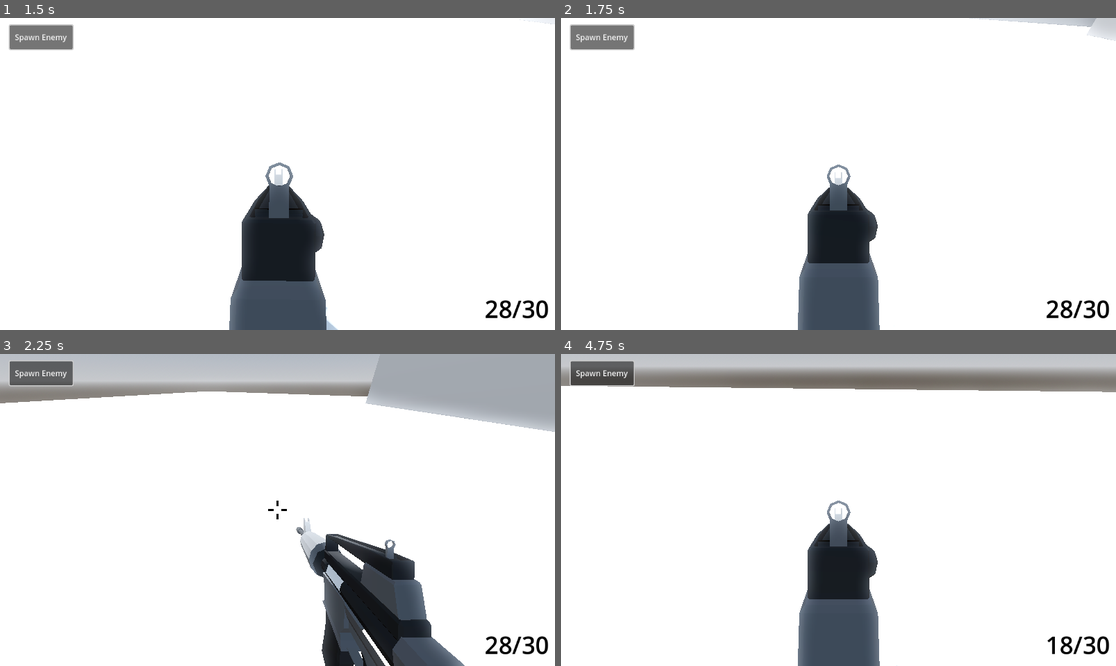
Above: before the commit, frames 1-4 (two rows, left to right).
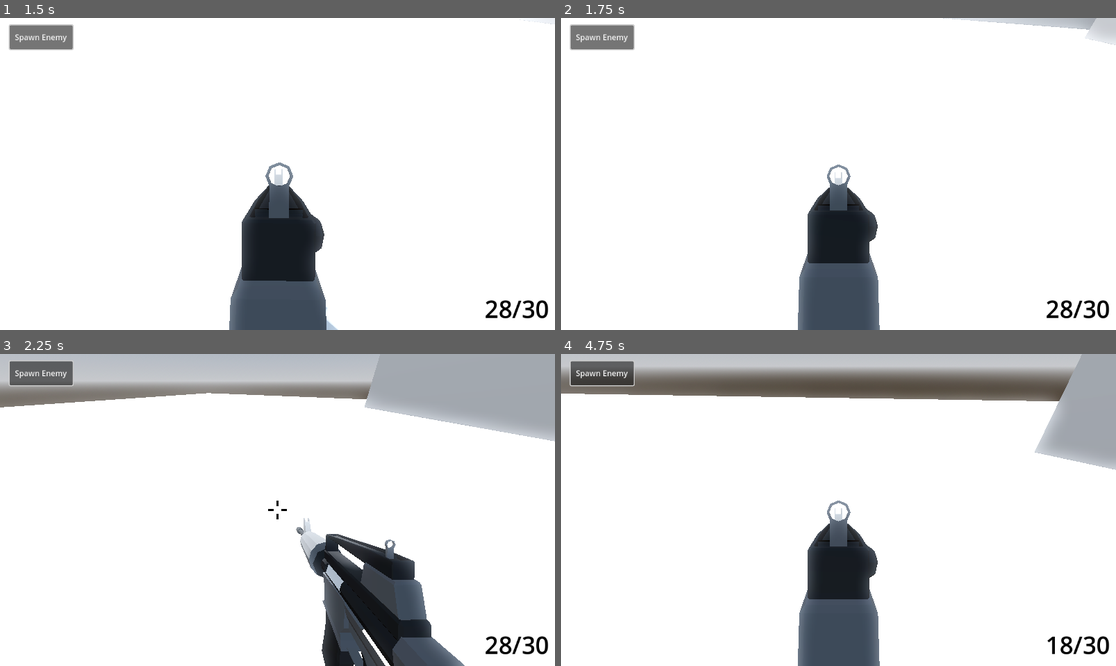
Above: after the commit, the same moments.

Repository: bottle-necc/Fastpaced-FPS-Game
Game: Godot game, scene res://scenes/main.tscn
Two runs of this game, one before a commit and one after it. Both use one fixed random seed, a clock stepped at 60 frames per second and the inputs below.
Inputs (mouse positions are in pixels of both pictures, inside the frame that each line leads up to):
- Up to frame 1 (1.5 s): click "Spawn Enemy" at 0.5 s; tap Enter at 1.25 s; move the mouse to (305, 174) at 1.27 s; hold W (forward) from 1.28 s (still down); hold Right mouse button (aim) from 1.28 s (still down); click (305, 174) at 1.42 s
- Up to frame 2 (1.75 s): keep holding W (forward); keep holding Right mouse button (aim); tap Space (jump) at 1.52 s; tap Shift (run) at 1.55 s
- Up to frame 3 (2.25 s): keep holding W (forward); tap Space (jump) at 1.82 s; move the mouse to (249, 510) at 2.02 s; release Right mouse button (aim) at 2.03 s; tap Shift (run) at 2.1 s
- Up to frame 4 (4.75 s): keep holding W (forward); tap Space (jump) at 2.27, 2.57, 3.05, 3.6, 3.77, 4.07, 4.52 s; click (810, 510) at 2.3 s; move the mouse to (849, 503) at 2.77 s; press the mouse at (849, 503) at 2.78 s; move the mouse to (832, 516) at 3.52 s; release the mouse at (832, 516) at 3.53 s; click (832, 516) at 3.67 s; right-click (832, 516) at 3.8 s; move the mouse to (877, 513) at 4.27 s; hold Right mouse button (aim) from 4.28 s (still down); click (877, 513) at 4.42 s; tap Shift (run) at 4.55 s

Frame 1 is identical in both runs. In frame 2, 0.2% of the frame differs, in the area x 68-100%, y 0-9%; in frame 3, 1.4%; in frame 4, 7.7%, in the area x 0-100%, y 0-100%.

Commit message:
Added an acceleration limit that doesn't redirect the player

Diff:
--- a/scenes/key_listener.tscn
+++ b/scenes/key_listener.tscn
@@ -1,6 +1,89 @@
 [gd_scene load_steps=4 format=3 uid="uid://chpaeibc1vrql"]
 
-[ext_resource type="Script" path="res://scenes/key_listener.gd" id="1_s2phk"]
+[sub_resource type="GDScript" id="GDScript_a3n6k"]
+script/source = "extends Node
+
+var action_list = [\"interact\", \"scoreboard\", \"taunt\", \"textchat\", \"voicechat\", \"move forward\", \"move backward\",
+\"move left\", \"move right\", \"sprint\", \"crouch\", \"prone\", \"crouch/prone\", \"jump\", \"vault\", \"jump/vault\", \"shoot\",
+\"aim\", \"reload\", \"primary\", \"secondary\", \"grenade\", \"ability\", \"tool\", \"melee\"]
+
+# The purpose of this is to detect the move actions to properly capitalize them.
+var move_list = [\"Move forward\", \"Move backward\", \"Move left\", \"Move right\"]
+
+var mouse_list = [\"MOUSE_BUTTON_NONE\", \"MOUSE_BUTTON_LEFT\", \"MOUSE_BUTTON_RIGHT\", \"MOUSE_BUTTON_MIDDLE\", \"MOUSE_BUTTON_WHEEL_UP\",
+\"MOUSE_BUTTON_WHEEL_DOWN\", \"MOUSE_BUTTON_WHEEL_LEFT\", \"MOUSE_BUTTON_WHEEL_RIGHT\", \"MOUSE_BUTTON_XBUTTON1\",
+\"MOUSE_BUTTON_XBUTTON2\"]
+
+@onready var action = $Panel/Action
+
+var action_int
+var new_key
+
+func _unhandled_input(event):
+	if event is InputEventKey:
+		new_key = event.as_text_keycode()
+		update_action_key()
+		queue_free()
+
+func _input(event):
+	if event is InputEventMouseButton:
+		new_key = mouse_list[event.button_index]
+		update_action_key()
+		queue_free()
+
+# All of this is just to show which action the listener is editing.
+func _ready():
+	action_int = SettingsManager.action_int
+
+	var label = action_list[action_int]
+	label[0] = label[0].to_upper()
+
+	if label in move_list:
+		label[5] = label[5].to_upper()
+	elif label == \"Crouch/prone\":
+		label = \"Crouch/Prone\"
+	elif label == \"Jump/vault\":
+		label = \"Jump/Vault\"
+
+	action.text = label
+	action.anchor_left = 0.5
+	action.anchor_right = 0.5
+	action.anchor_top = 0.5
+	action.anchor_bottom = 0.5
+
+func update_action_key():
+	var settings = SettingsManager.settings_dict
+	var actions_without_mode = [2, 3, 5, 6, 7, 8, 16, 18, 19, 20, 21, 22, 23]
+	var action_str = action_list[action_int]
+
+	if new_key == \"Delete\":
+		new_key = \"NONE\"
+
+	if new_key == \"Escape\":
+		queue_free()
+
+	# Sets the new key for the action in the correct place.
+	else:
+		if action_int < 5:
+			if action_int in actions_without_mode:
+				settings[\"keys\"][\"general\"][action_str] = new_key
+			else:
+				settings[\"keys\"][\"general\"][action_str][\"key\"] = new_key
+		elif action_int < 16:
+			if action_int in actions_without_mode:
+				settings[\"keys\"][\"movement\"][action_str] = new_key
+			else:
+				settings[\"keys\"][\"movement\"][action_str][\"key\"] = new_key
+		else:
+			if action_int in actions_without_mode:
+				settings[\"keys\"][\"combat\"][action_str] = new_key
+			else:
+				settings[\"keys\"][\"combat\"][action_str][\"key\"] = new_key
+
+# TODO: UPDATE THE FUNCTION TO ADDITIONALLY ALTER THE INPUT MAP
+
+	SettingsManager.save_settings()
+"
 
 [sub_resource type="StyleBoxFlat" id="StyleBoxFlat_0si47"]
 bg_color = Color(0.12549, 0.12549, 0.12549, 0.968627)
@@ -9,7 +92,7 @@
 font_size = 24
 
 [node name="Key Listener" type="Node"]
-script = ExtResource("1_s2phk")
+script = SubResource("GDScript_a3n6k")
 
 [node name="Panel" type="Panel" parent="."]
 anchors_preset = 8
--- a/scripts/player.gd
+++ b/scripts/player.gd
@@ -2,7 +2,7 @@
 
 var sensitivity = 0.0025
 var speed = 4
-var jump_velocity = 5
+var jump_velocity = 6
 var gravity = 9.8
 var direction
 var is_wallrunning
@@ -111,15 +111,9 @@
 				velocity.x += direction.x * 0.02
 				velocity.z += direction.z * 0.02
 
-				# Maximum velocity while falling. NEEDS WORK, CAUSES BUG.
-				#if velocity.x > 10:
-				#	velocity.x = 10
-				#elif velocity.x < -10:
-				#	velocity.x = -10
-				#if velocity.z > 10:
-				#	velocity.z = 10
-				#elif velocity.z < -10:
-				#	velocity.z = -10
+				# Maximum velocity while falling.
+				if velocity.length() > 20:
+					velocity = velocity.normalized() * 20
 
 	# Fires a bullet.
 	if Input.is_action_pressed("shoot") and is_mouse_captured and !is_reloading:
Renamed: scenes/key_listener.gd -> scripts/key_listener.gd
